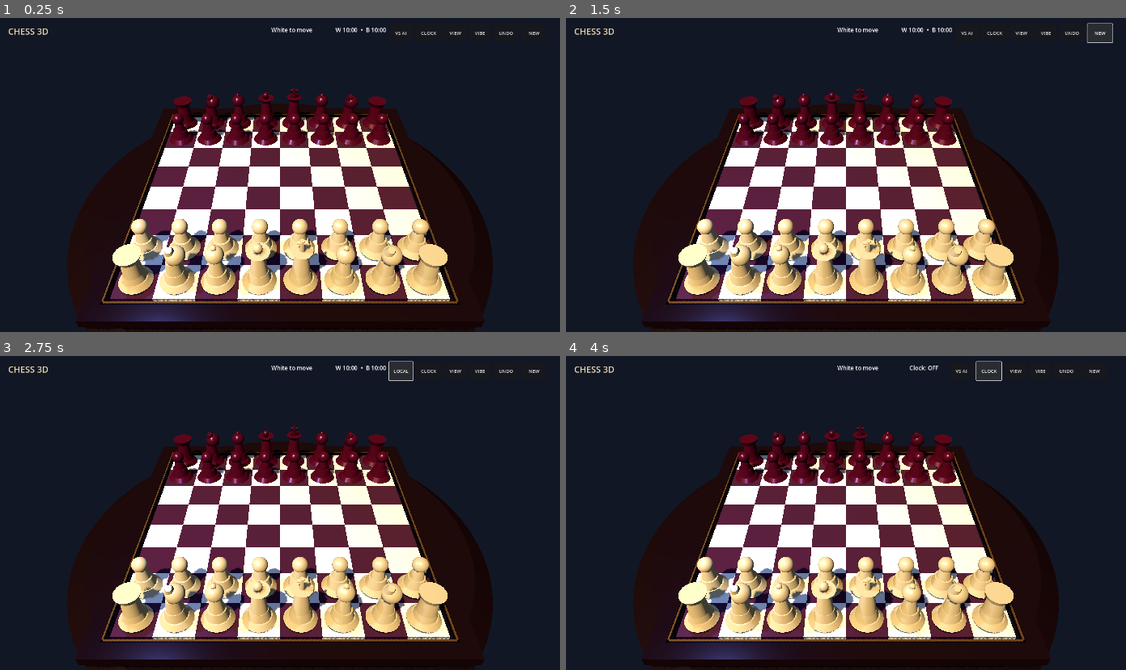
Above: before the commit, frames 1-4 (two rows, left to right).
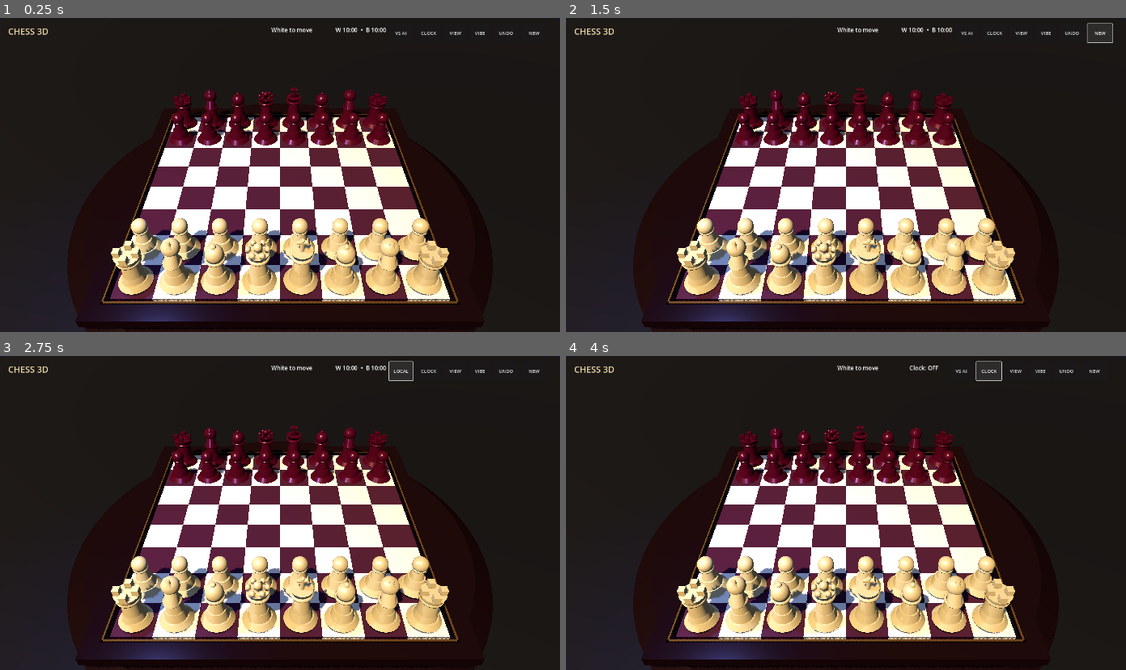
Above: after the commit, the same moments.

Repository: redxbox/chess-3d
Game: Godot game, scene res://src/main/main.tscn
Two runs of this game, one before a commit and one after it. Both use one fixed random seed, a clock stepped at 60 frames per second and the inputs below.
Inputs:
- Up to frame 1 (0.25 s): no input
- Up to frame 2 (1.5 s): click "NEW" at 0.5 s; click "NEW" at 1.25 s
- Up to frame 3 (2.75 s): click "VS AI" at 2 s
- Up to frame 4 (4 s): click "LOCAL" at 2.75 s; click "CLOCK" at 3.5 s

The runs differ from the first frame. In frame 1, 2.8% of the frame differs, in the area x 19-81%, y 22-92%; in frame 2, 2.8%; in frame 3, 2.8%; in frame 4, 2.8%.

Commit message:
Refine procedural chess models and environment
Co-authored-by: arena-agent <297053741+arena-agent@users.noreply.github.com>

Diff:
--- a/src/main/main.gd
+++ b/src/main/main.gd
@@ -143,6 +143,14 @@
 	table.position.y = -0.58
 	board.add_child(table)
 
+	var floor := MeshInstance3D.new()
+	var floor_mesh := PlaneMesh.new()
+	floor_mesh.size = Vector2(36.0, 36.0)
+	floor_mesh.material = _material(Color("090d16"), 0.72, 0.06)
+	floor.mesh = floor_mesh
+	floor.position.y = -0.82
+	board.add_child(floor)
+
 
 func _add_board_box(position: Vector3, size: Vector3, material: Material) -> void:
 	var instance := MeshInstance3D.new()
@@ -180,27 +188,41 @@
 	match kind:
 		"pawn":
 			_add_cylinder(piece, 0.13, 0.20, 0.42, 0.50, material)
-			_add_sphere(piece, 0.20, 0.82, material)
+			_add_torus(piece, 0.15, 0.04, 0.70, material)
+			_add_sphere(piece, 0.20, 0.84, material)
 		"rook":
 			_add_cylinder(piece, 0.21, 0.25, 0.54, 0.53, material)
-			_add_cylinder(piece, 0.32, 0.25, 0.16, 0.88, material)
+			_add_torus(piece, 0.24, 0.055, 0.79, material)
+			_add_cylinder(piece, 0.31, 0.27, 0.15, 0.88, material)
+			for angle in [0.0, 90.0, 180.0, 270.0]:
+				var offset := Vector3(cos(deg_to_rad(angle)) * 0.22, 1.02, sin(deg_to_rad(angle)) * 0.22)
+				_add_box(piece, Vector3(0.16, 0.18, 0.16), offset, material)
 		"knight":
-			_add_cylinder(piece, 0.16, 0.23, 0.48, 0.50, material)
-			_add_sphere(piece, 0.24, 0.88, material, Vector3(0.08, 0.0, -0.05))
-			_add_cylinder(piece, 0.08, 0.16, 0.32, 1.04, material, Vector3(22, 0, 0))
+			_add_cylinder(piece, 0.16, 0.23, 0.42, 0.48, material)
+			_add_torus(piece, 0.19, 0.045, 0.70, material)
+			_add_cylinder(piece, 0.13, 0.19, 0.48, 0.88, material, Vector3(-22, 0, 0))
+			_add_sphere(piece, 0.22, 1.10, material, Vector3(0.0, 0.0, -0.10))
+			_add_cylinder(piece, 0.035, 0.07, 0.20, 1.29, material, Vector3(-18, 0, -12))
+			_add_cylinder(piece, 0.035, 0.07, 0.20, 1.29, material, Vector3(-18, 0, 12))
 		"bishop":
 			_add_cylinder(piece, 0.12, 0.22, 0.62, 0.54, material)
-			_add_sphere(piece, 0.22, 0.96, material)
-			_add_sphere(piece, 0.07, 1.19, material)
+			_add_torus(piece, 0.20, 0.045, 0.83, material)
+			_add_sphere(piece, 0.22, 1.00, material)
+			_add_sphere(piece, 0.065, 1.23, material)
 		"queen":
 			_add_cylinder(piece, 0.14, 0.24, 0.72, 0.58, material)
-			_add_cylinder(piece, 0.28, 0.15, 0.16, 1.00, material)
-			_add_sphere(piece, 0.11, 1.19, material)
+			_add_torus(piece, 0.23, 0.05, 0.91, material)
+			_add_cylinder(piece, 0.27, 0.18, 0.14, 1.01, material)
+			for angle in [0.0, 60.0, 120.0, 180.0, 240.0, 300.0]:
+				var crown_offset := Vector3(cos(deg_to_rad(angle)) * 0.22, 0.0, sin(deg_to_rad(angle)) * 0.22)
+				_add_sphere(piece, 0.065, 1.16, material, crown_offset)
+			_add_sphere(piece, 0.10, 1.22, material)
 		"king":
 			_add_cylinder(piece, 0.15, 0.25, 0.78, 0.60, material)
-			_add_cylinder(piece, 0.26, 0.16, 0.13, 1.05, material)
-			_add_cylinder(piece, 0.055, 0.055, 0.34, 1.28, material)
-			_add_cylinder(piece, 0.055, 0.055, 0.25, 1.38, material, Vector3(0, 0, 90))
+			_add_torus(piece, 0.23, 0.05, 0.96, material)
+			_add_cylinder(piece, 0.26, 0.16, 0.13, 1.06, material)
+			_add_cylinder(piece, 0.05, 0.05, 0.34, 1.29, material)
+			_add_cylinder(piece, 0.05, 0.05, 0.25, 1.39, material, Vector3(0, 0, 90))
 
 
 func _add_cylinder(parent: Node3D, top_radius: float, bottom_radius: float, height: float, y: float, material: Material, rotation := Vector3.ZERO) -> void:
@@ -215,6 +237,29 @@
 	mesh_instance.mesh = mesh
 	mesh_instance.position.y = y
 	mesh_instance.rotation_degrees = rotation
+	parent.add_child(mesh_instance)
+
+
+func _add_torus(parent: Node3D, radius: float, tube: float, y: float, material: Material) -> void:
+	var mesh_instance := MeshInstance3D.new()
+	var mesh := TorusMesh.new()
+	mesh.inner_radius = maxf(0.01, radius - tube)
+	mesh.outer_radius = radius + tube
+	mesh.rings = 24
+	mesh.ring_segments = 8
+	mesh.material = material
+	mesh_instance.mesh = mesh
+	mesh_instance.position.y = y
+	parent.add_child(mesh_instance)
+
+
+func _add_box(parent: Node3D, size: Vector3, position: Vector3, material: Material) -> void:
+	var mesh_instance := MeshInstance3D.new()
+	var mesh := BoxMesh.new()
+	mesh.size = size
+	mesh.material = material
+	mesh_instance.mesh = mesh
+	mesh_instance.position = position
 	parent.add_child(mesh_instance)
 
 
Not shown, changed: export_presets.cfg
Not shown, changed: .github/workflows/ci.yml
Not shown, changed: ROADMAP.md
